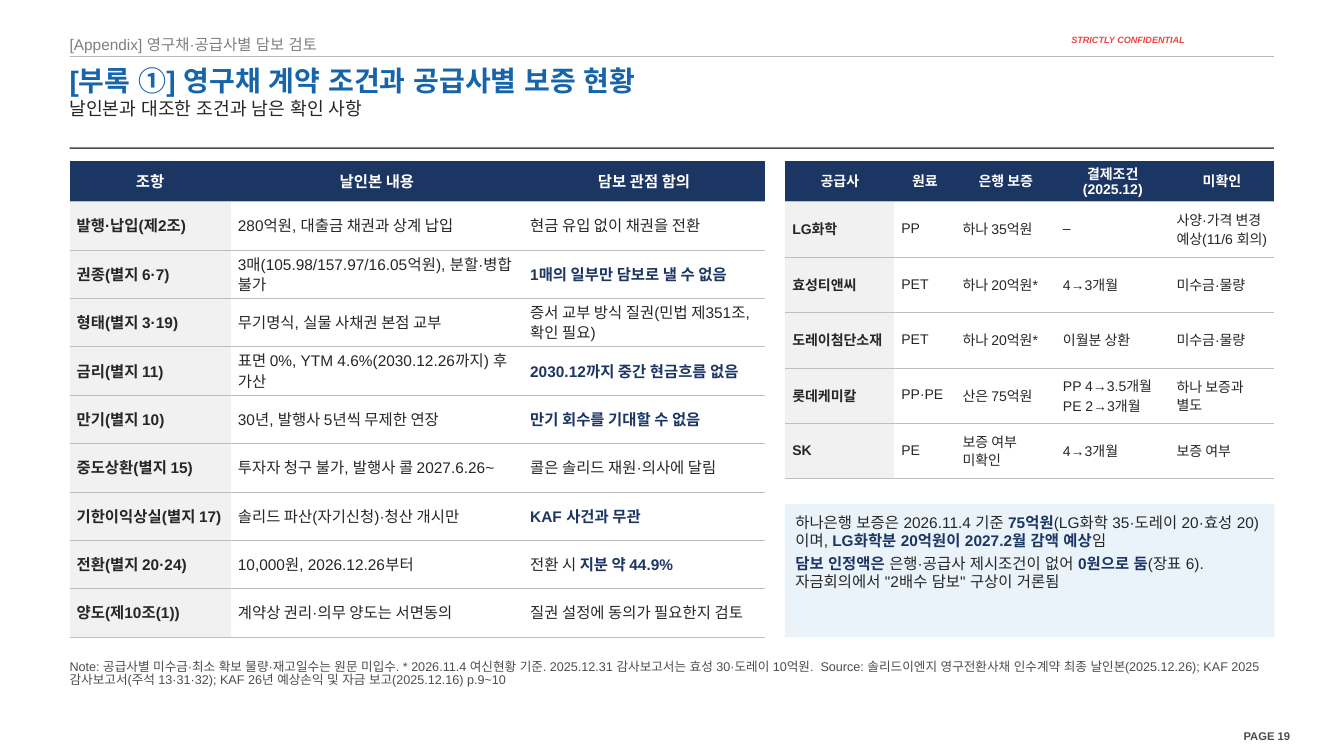
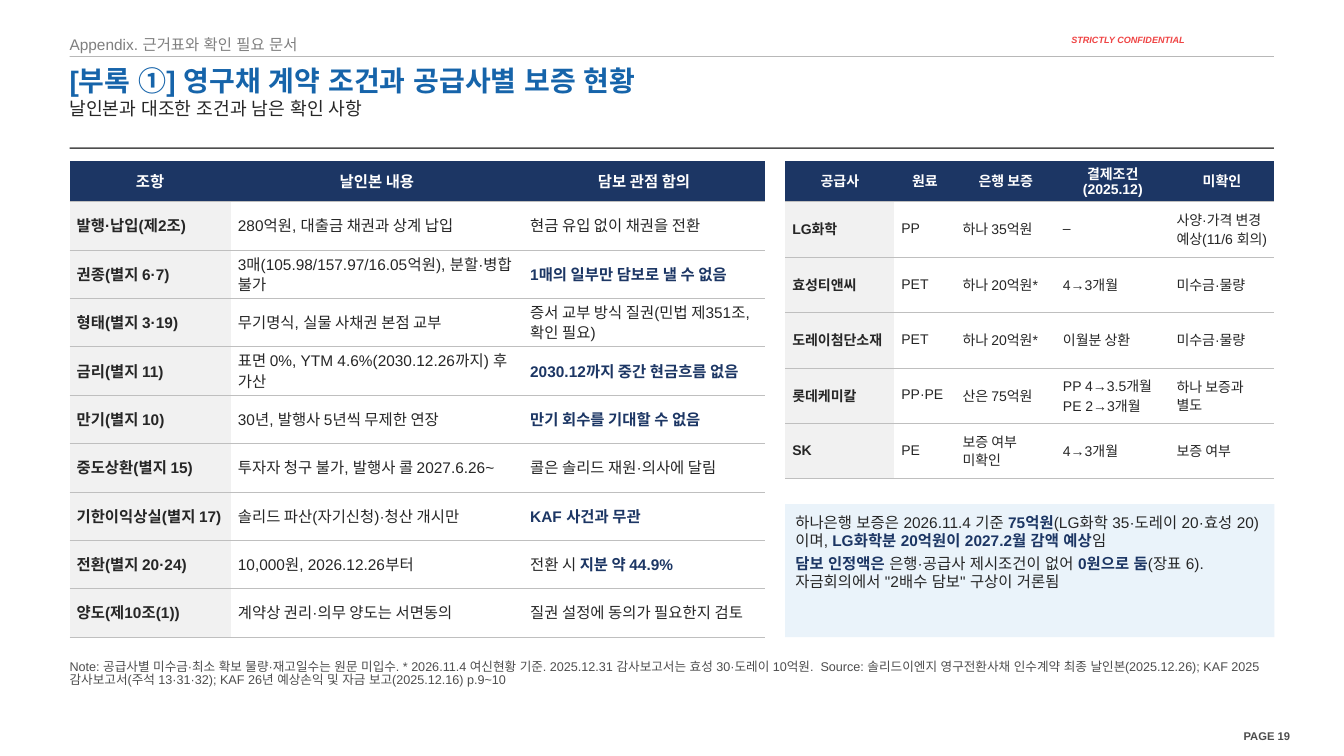
Before and after one commit to jogyesung/GS-Secretary, a slide deck: slide 19 of outputs/CIP_KAF_솔리드_자금조달차질_시나리오_20261120v5.pptx. Drawn at 1344x756 pixels with LibreOffice and Linux fonts; fonts in the diff are those of the drawing; background and template pictures are left out. Boxes give left, top, right and bottom in pixels: in the first picture for what was removed or moved away, otherwise in the second. Text is boxed around its words. In the diff, an @@ line names an element or a change of style, - is before the commit and + after.

```diff
--- a/outputs/CIP_KAF_솔리드_자금조달차질_시나리오_20261120v5.pptx
+++ b/outputs/CIP_KAF_솔리드_자금조달차질_시나리오_20261120v5.pptx
@@ text at [70, 37, 297, 53]: text changed @@
-[Appendix] 영구채·공급사별 담보 검토
+Appendix. 근거표와 확인 필요 문서
```
Also in this commit, not shown: 20 other slides changed, 1 other file.
